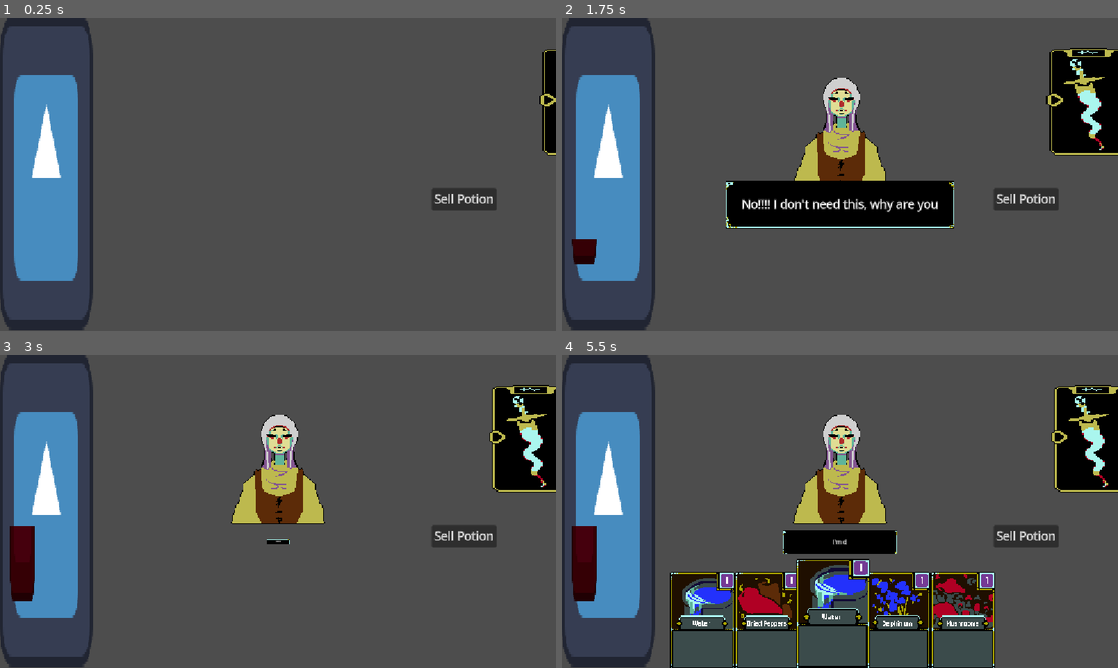
Above: before the commit, frames 1-4 (two rows, left to right).
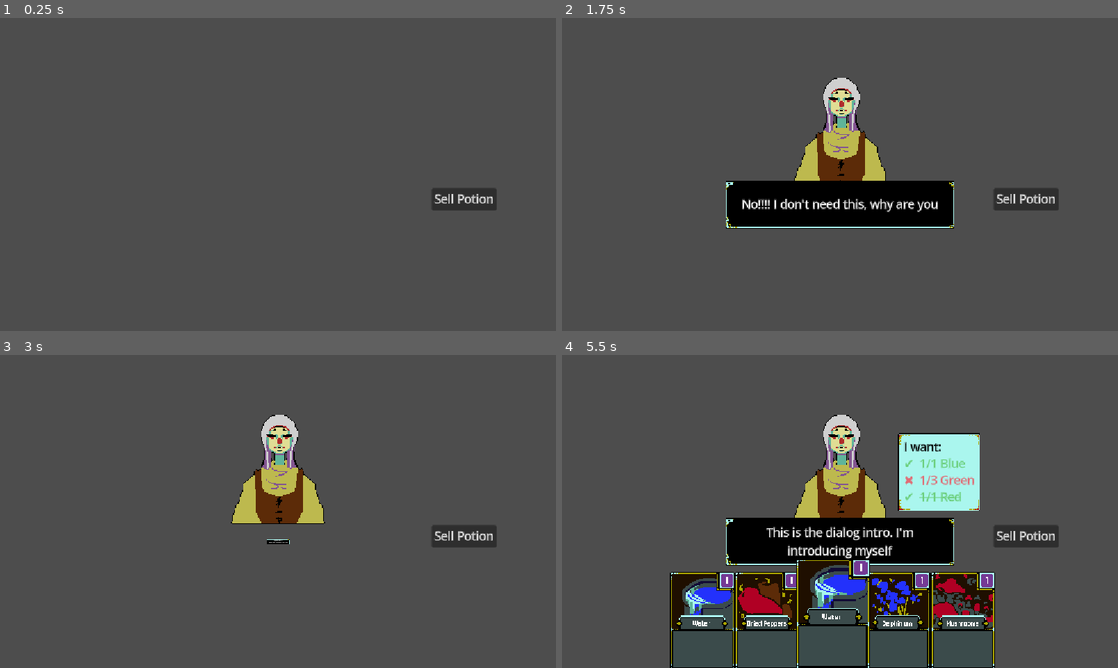
Above: after the commit, the same moments.

Repository: uGustaHd/CafeGJProject
Game: Godot game, scene res://Scenes/main.tscn
Same seed, same stepped clock (60 frames per second), same inputs: the game is played once before the commit and once after it. The engine's default icon, where the game draws it, is replaced by a stand-in: a white triangle on a blue panel in a dark square.
Inputs (mouse positions are in pixels of both pictures, inside the frame that each line leads up to):
- Up to frame 1 (0.25 s): no input
- Up to frame 2 (1.75 s): click "Sell Potion" at 0.5 s; click (1106, 96) at 1.27 s
- Up to frame 3 (3 s): click (533, 439) at 2.02 s; tap Enter (ui_accept) at 2.75 s; move the mouse to (400, 495) at 2.77 s; hold Right (ui_right) from 2.78 s (still down)
- Up to frame 4 (5.5 s): tap Enter (ui_accept) at 3.02, 3.5, 3.77, 5.27 s; move the mouse to (728, 527) at 3.52 s; release Right (ui_right) at 3.53 s; hold Down (ui_down) 3.53-4.28 s; move the mouse to (895, 442) at 4.27 s; hold Right (ui_right) 4.28-5.03 s; move the mouse to (812, 574) at 5.02 s; hold Up (ui_up) from 5.03 s (still down)

The runs differ from the first frame. In frame 1, 10% of the frame differs, in the area x 0-100%, y 0-100%; in frame 2, 14%; in frame 3, 14%; in frame 4, 22%.

Commit message:
Some changes in the day report

Diff:
--- a/Scenes/main.tscn
+++ b/Scenes/main.tscn
@@ -84,6 +84,7 @@
 script = ExtResource("10_wsu2k")
 
 [node name="UIControl" type="Control" parent="."]
+visible = false
 layout_mode = 3
 anchors_preset = 0
 offset_right = 40.0
@@ -186,7 +187,6 @@
 tint_progress = Color(0.97480863, 0, 0.069732405, 1)
 
 [node name="DayReport" type="Control" parent="UIControl"]
-visible = false
 z_index = 1
 layout_mode = 1
 anchors_preset = 0
@@ -196,6 +196,21 @@
 offset_bottom = 493.0
 script = ExtResource("16_k12tt")
 
+[node name="ColorRect" type="ColorRect" parent="UIControl/DayReport"]
+layout_mode = 1
+anchors_preset = 8
+anchor_left = 0.5
+anchor_top = 0.5
+anchor_right = 0.5
+anchor_bottom = 0.5
+offset_left = -402.5
+offset_top = -235.0
+offset_right = 402.5
+offset_bottom = 235.0
+grow_horizontal = 2
+grow_vertical = 2
+color = Color(0.11618609, 0.07413284, 0.04983419, 0.5803922)
+
 [node name="Title" type="Panel" parent="UIControl/DayReport"]
 layout_mode = 1
 anchors_preset = 8
@@ -235,7 +250,7 @@
 offset_left = -205.5
 offset_top = -84.0
 offset_right = 205.5
-offset_bottom = 64.0
+offset_bottom = 66.0
 grow_horizontal = 2
 grow_vertical = 2
 
@@ -276,9 +291,9 @@
 anchor_right = 0.5
 anchor_bottom = 1.0
 offset_left = -205.5
-offset_top = -94.0
+offset_top = -92.0
 offset_right = 205.5
-offset_bottom = -60.0
+offset_bottom = -58.0
 grow_horizontal = 2
 grow_vertical = 0
 
@@ -320,6 +335,7 @@
 grow_horizontal = 2
 grow_vertical = 2
 focus_mode = 0
+text = "Plan and Shop"
 
 [connection signal="button_down" from="CardManager/PotionHolder/SubmitButton" to="CardManager" method="_on_submit_button_button_down"]
 [connection signal="button_down" from="CardManager/PotionHolder/SubmitButton" to="CardManager/PotionHolder/SubmitButton" method="_on_button_down"]
--- a/Scripts/Customers/Customer.gd
+++ b/Scripts/Customers/Customer.gd
@@ -4,6 +4,7 @@
 var current_request: Potion
 var dialog_offset: Vector2 = Vector2(0,100)
 var request_text: String
+var is_potion_delivered : bool = false
 @onready var request_box = $RequestBox
 
 
@@ -41,35 +42,40 @@
 
 #Signal
 func _on_potion_delivered(potion : Potion) -> void:
-	print("Potion instance id:", potion.get_instance_id())
-	print("RAW:", potion.blue, potion.green, potion.red)
-	print("ARRAY:", potion.colors)
-	# NOTE: Recommend replace with check against a requested potion resource.
-	# TODO: Replace request Dictionary with a RequestResource
-	#if potion.blue >= current_request["Blue"] and potion.green >= current_request["Green"] and potion.red >= current_request["Red"]:
-	var success := true
-	for i in range(3): # 0 = blue, 1 = green, 2 = red
-		var player_color = potion.colors[i]
-		var request_color = current_request.colors[i]
-		print("\nChecking color ", i, ": player=", player_color, " request=", request_color)
-		if player_color < request_color:
-			success = false
-	if success:
-		on_request_success()
-	else:
-		on_request_fail()
+	if !is_potion_delivered:
+		#print("Potion instance id:", potion.get_instance_id())
+		#print("RAW:", potion.blue, potion.green, potion.red)
+		#print("ARRAY:", potion.colors)
+		# NOTE: Recommend replace with check against a requested potion resource.
+		# TODO: Replace request Dictionary with a RequestResource
+		#if potion.blue >= current_request["Blue"] and potion.green >= current_request["Green"] and potion.red >= current_request["Red"]:
+		var success := true
+		for i in range(3): # 0 = blue, 1 = green, 2 = red
+			var player_color = potion.colors[i]
+			var request_color = current_request.colors[i]
+			print("\nChecking color ", i, ": player=", player_color, " request=", request_color)
+			if player_color < request_color:
+				success = false
+		if success:
+			on_request_success()
+		else:
+			on_request_fail()
+		is_potion_delivered = true
+	return
+
 func on_request_success():
 	var joy_anguish_meters = get_tree().current_scene.get_node("UIControl/JoyAnguishMeters")
 	Global.add_joy(customer_data.joy_on_success)
 	Global.add_anguish(customer_data.anguish_on_success)
-	Global.gold += customer_data.gold_reward
+	#NOTE: customer_data.gold_reward is the minimum amount of gold
+	Global.gold += customer_data.gold_reward + randi_range(0, 8)
 	var dialog = DialogManager.start_dialog(customer_data.dialog_success, global_position + dialog_offset)
 	request_box.visible = false
 	dialog.dialog_finished.connect(Callable(self, "_on_dialog_finished"))
 	print(Global.joy)
 	print(Global.anguish)
 	joy_anguish_meters.update()
-
+	Global.plesed_customers += 1
 
 func on_request_fail():
 	var joy_anguish_meters = get_tree().current_scene.get_node("UIControl/JoyAnguishMeters")
@@ -82,6 +88,7 @@
 	print(Global.anguish)
 	joy_anguish_meters.update()
 var is_dying := false
+
 func die():
 	var joy_anguish_meters = get_tree().current_scene.get_node("UIControl/JoyAnguishMeters")
 	if is_dying:
@@ -93,7 +100,7 @@
 	request_box.visible = false
 	dialog.dialog_finished.connect(Callable(self, "_on_dialog_finished"))
 	joy_anguish_meters.update()
-
+	Global.killed_customers += 1
 
 
 func _on_dialog_finished():
--- a/Scripts/Customers/customer_manager.gd
+++ b/Scripts/Customers/customer_manager.gd
@@ -54,5 +54,6 @@
 
 
 func _on_kill_button_pressed() -> void:
+
 	if current_customer == null : return
 	current_customer.die()
--- a/Scripts/global.gd
+++ b/Scripts/global.gd
@@ -8,11 +8,11 @@
 var day     : int = 1
 
 #Day variables
-var plesed_customers        : int = 2
-var secret_ingredients_added: int = 3
-var killed_customers        : int = 4
-var cards_used              : int = 5
-var cards_remaining         : int = 6
+var plesed_customers        : int = 0
+var secret_ingredients_added: int = 0
+var killed_customers        : int = 0
+var cards_used              : int = 0
+var cards_remaining         : int = 0
 
 func day_variables_to_zero():
 	plesed_customers = 0
